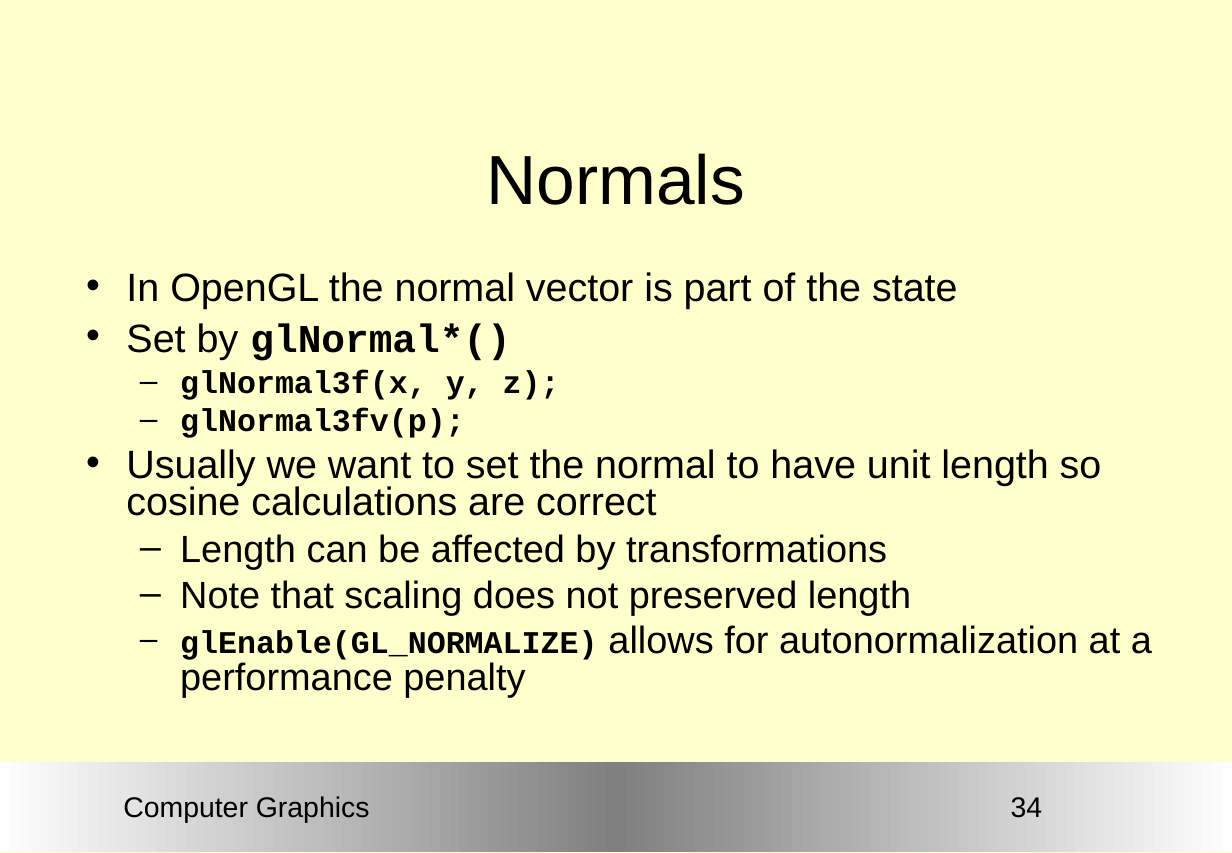
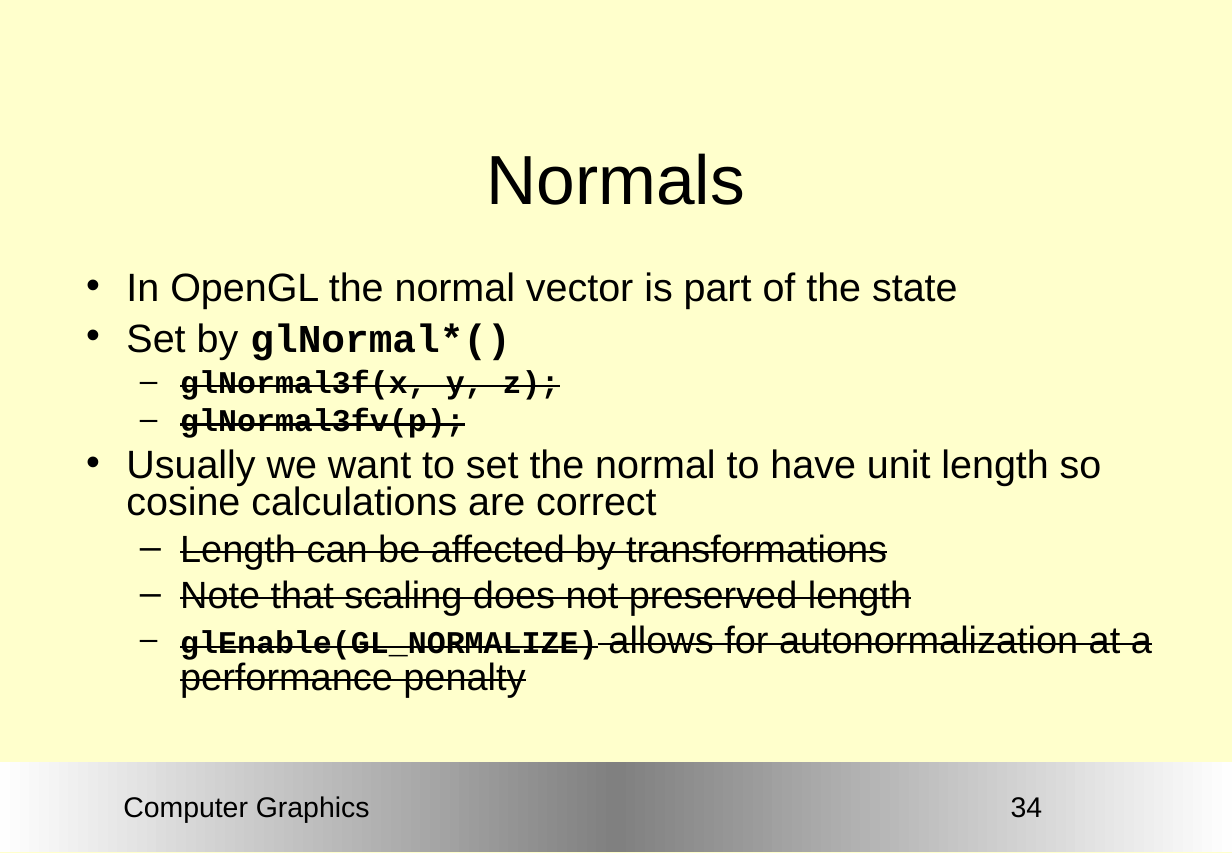
Before and after one commit to Nico420/cours-newcastle, a slide deck: slide 34 of Graphics/ComputerGraphics13.ppt. Drawn at 1232x853 pixels with LibreOffice and Linux fonts; fonts in the diff are those of the drawing; background and template pictures are left out. Boxes give left, top, right and bottom in pixels: in the first picture for what was removed or moved away, otherwise in the second. Text is boxed around its words. In the diff, an @@ line names an element or a change of style, - is before the commit and + after.

```diff
--- a/Graphics/ComputerGraphics13.ppt
+++ b/Graphics/ComputerGraphics13.ppt
@@ text at box(180, 370, 1152, 697): strikethrough on in "glNormal3f(x, y, z);", "glNormal3fv(p);", "Length can be affected by transformations", "Note that scaling does not preserved length" and 1 more places @@
```
Also in this commit, not shown: 30 other slides changed, 29 other files.
